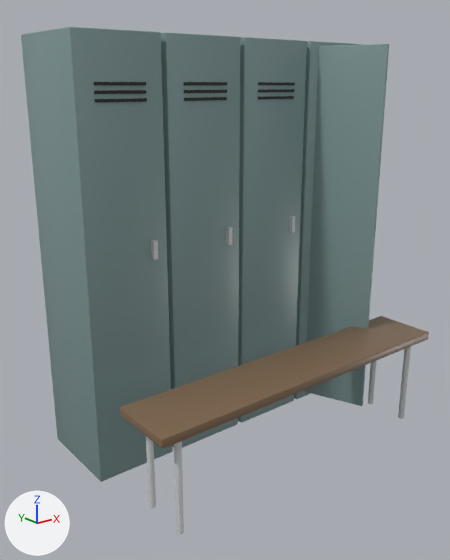
The glTF model assets/models/props/locker_row.glb as it was, and as the next commit left it.
Before and after are seen from a 50 mm lens placed at (-1.83, -2.39, 1.66), pointed at (-0.1, -0.23, 0.79). The axes (+X, +Y, +Z) are drawn at lower left. The lights are the same throughout. The first picture is the older version. Objects named as collision shapes, trigger or cutter boxes, shadow casters or lower levels of detail are left out. Where no turn or scale is listed for an object, it has been applied to the vertices. Vertices at exactly the same position are counted once.

The older version as bpy lines, for what is in view:
```python
me_locker_row = bpy.data.meshes.new('locker_row')
me_locker_row.from_pydata(...)  # 608 vertices, 1104 faces; spans x -0.2..1.4, y -0.75..0.22, z -0.93..0.93
# faces by material slot: [540, 156, 192, 108, 108]
me_locker_row.materials.append(mat_painted_metal)  # greyish cyan #7e9797
me_locker_row.materials.append(mat_black_cavity)  # black #212121
me_locker_row.materials.append(mat_steel)  # light grey #d1d3d5
me_locker_row.materials.append(mat_fabric_bloody)  # light grey #cbc1bc
me_locker_row.materials.append(mat_wood_dark)  # brown #816950
ob_locker_row = bpy.data.objects.new('locker_row', me_locker_row)
ob_locker_row.location = (-0.6, 0.0, 0.925)
```
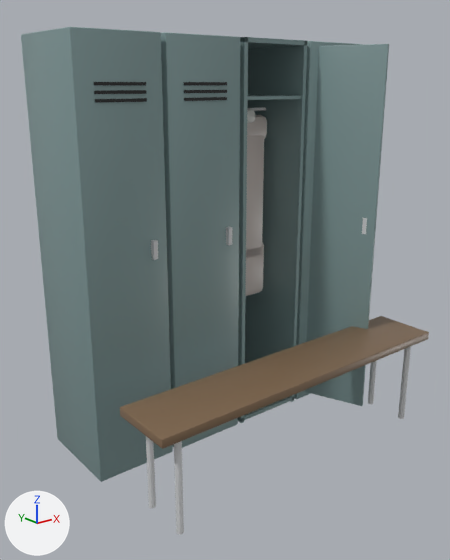
Changed parts and their boxes (x1, y1, x2, y2) in the pictures (450 x 560 px; the box of a moved part takes in the faces that stretch with it):
part 1 of me_locker_row, added
    after: (248, 95, 301, 100)
part 2 of me_locker_row, added
    after: (247, 107, 266, 111)
part 3 of me_locker_row, moved or reshaped
    before: (289, 216, 295, 233)
    after: (362, 218, 367, 234)
part 4 of me_locker_row, moved or reshaped (not visible before)
    after: (246, 135, 264, 257)
part 5 of me_locker_row, added
    after: (247, 115, 267, 139)
part 6 of me_locker_row, added
    after: (246, 242, 264, 296)
part 7 of me_locker_row, added
    after: (247, 109, 255, 123)
part 8 of me_locker_row, added
    after: (238, 37, 308, 423)
part 9 of me_locker_row, deleted
    before: (258, 96, 294, 99)
part 10 of me_locker_row, deleted
    before: (258, 89, 294, 92)
part 11 of me_locker_row, deleted
    before: (258, 82, 295, 85)
part 12 of me_locker_row, cut back
    before: (238, 37, 307, 423)
    after: (238, 396, 294, 422)

What the commit changed:
Material 'fabric' (mat_fabric) is new.
Its base color is (0.666, 0.676, 0.644) (light grey #d5d7d2).
Its roughness is 0.4.
me_locker_row is used by ob_locker_row; location (-0.6, 0.0, 0.925).
me_locker_row had 608 vertices, 1104 faces and spanned x -0.2..1.4, y -0.75..0.22, z -0.93..0.93.
me_locker_row now has 752 vertices, 1384 faces and spans x -0.2..1.4, y -0.75..0.22, z -0.93..0.93.
me_locker_row part 1: a new loose piece, a box spanning x 0.63..0.97, y -0.215..0.215, z 0.668..0.683, in mat_painted_metal (grey #7f9797).
me_locker_row part 2: a new loose piece, an 8-sided cylinder along x spanning x 0.635..0.965, y 0.022..0.038, z 0.607..0.623, in mat_steel (light grey #d1d3d5).
me_locker_row part 3: the loose piece of 8 vertices spanning x 0.91..0.93, y -0.25..-0.22, z 0.03..0.11 is turned -68.8 degrees about the z axis through its middle, then moved by (0.25, -0.24, 0.0).
me_locker_row part 4: the loose piece of 56 vertices spanning x 0.66..0.94, y -0.16..-0.08, z -0.12..0.77 is scaled about its middle by (0.922, 0.956, 0.736), then moved by (0.0, 0.13, -0.14).
me_locker_row part 5: a new loose piece of 56 vertices spanning x 0.65..0.95, y -0.03..0.05, z 0.46..0.59, in mat_fabric_bloody (light grey #cbc1bc).
me_locker_row part 6: a new loose piece of 56 vertices spanning x 0.66..0.94, y -0.02..0.05, z -0.34..-0.04, in mat_fabric_bloody (light grey #cbc1bc).
me_locker_row part 7: a new loose piece of 56 vertices spanning x 0.75..0.86, y -0.04..0.01, z 0.55..0.62, in mat_fabric (light grey #d5d7d2).
me_locker_row part 8: a new loose piece of 24 vertices spanning x 0.61..0.99, y -0.22..0.22, z -0.93..0.93, in mat_painted_metal (grey #7f9797).
me_locker_row part 9: the loose piece of 8 vertices spanning x 0.69..0.91, y -0.23..-0.22, z 0.67..0.68 is deleted.
me_locker_row part 10: the loose piece of 8 vertices spanning x 0.69..0.91, y -0.23..-0.22, z 0.7..0.71 is deleted.
me_locker_row part 11: the loose piece of 8 vertices spanning x 0.69..0.91, y -0.23..-0.22, z 0.73..0.74 is deleted.
Part 12, on me_locker_row:
52 vertices are removed from x 0.61..0.99, y -0.22..0.22, z -0.93..0.93.
108 faces are deleted.
4 vertices are added at (0.61, -0.22, -0.9), (0.61, 0.22, -0.9), (0.99, -0.22, -0.9), (0.99, 0.22, -0.9).
12 new faces join them, mat_painted_metal (grey #7f9797).
Other edits to the shape of me_locker_row do not show in these pictures.
me_locker_row gains material mat_fabric (light grey #d5d7d2).
